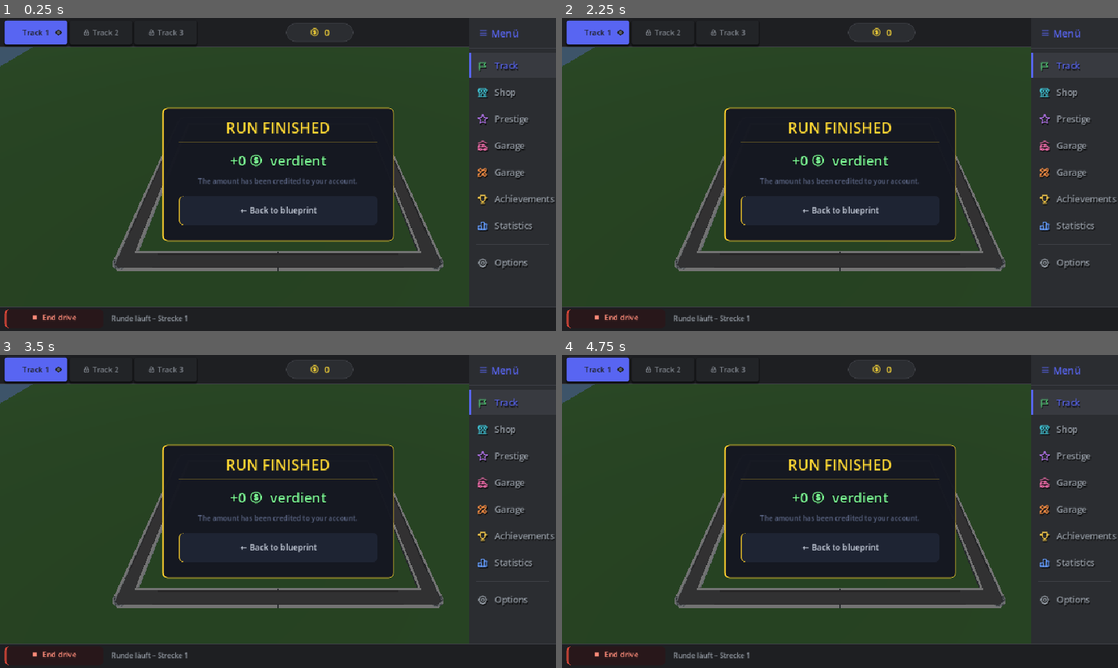
Above: before the commit, frames 1-4 (two rows, left to right).
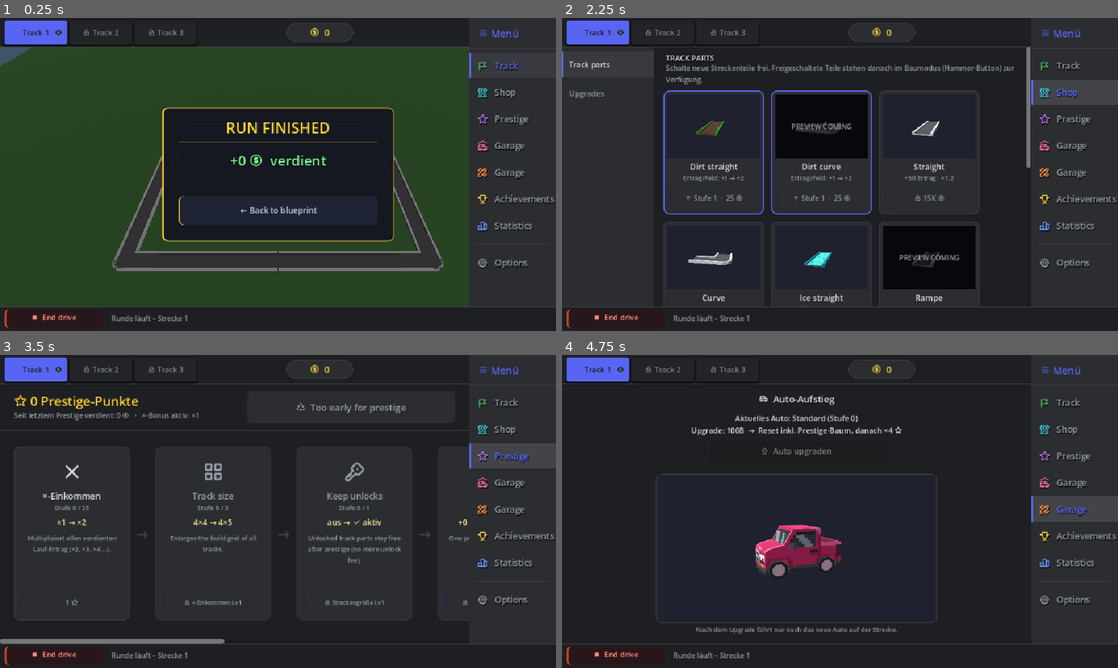
Above: after the commit, the same moments.

Repository: CivoAA/race-game
Game: Godot game, scene res://scenes/World3D.tscn
The game is run twice, just before and just after one commit, with the same random seed, the same clock (stepped at 60 frames per second) and the same inputs. This scene is started directly instead of the project's main scene.
Inputs:
- Up to frame 1 (0.25 s): no input
- Up to frame 2 (2.25 s): click "Track 1" at 0.5 s; click "" at 1.25 s; click "" at 2 s
- Up to frame 3 (3.5 s): click "" at 2.75 s
- Up to frame 4 (4.75 s): click "ﱷ" at 3.5 s; click "" at 4.25 s

The runs differ from the first frame. In frame 1, 0.3% of the frame differs, in the area x 35-65%, y 51-54%; in frame 2, 36%; in frame 3, 31%; in frame 4, 52%, in the area x 0-100%, y 9-93%.

Commit message:
bug_fixes_edit_3d_UI

Diff:
--- a/scripts/GameHUD.gd
+++ b/scripts/GameHUD.gd
@@ -45,6 +45,8 @@
 var _run_dots:     Array[Panel]         = []
 var _run_dot_sbs:  Array[StyleBoxFlat]  = []   # je Punkt eigene Stylebox (zum Umfärben)
 var _currency_lbl: Label            = null
+var _timer_lbl:    Label            = null   # Renn-Timer (nur in der 3D-Fahrt sichtbar)
+var _timer_box:    Panel            = null   # Pille hinter dem Timer-Label
 var _view_2d_btn:  Button           = null
 var _view_3d_btn:  Button           = null
 var _shop_btn:     Button           = null
@@ -97,6 +99,8 @@
 	_run_dots.clear()
 	_run_dot_sbs.clear()
 	_currency_lbl = null
+	_timer_lbl    = null
+	_timer_box    = null
 	_endless_btn   = null
 	_debug_btn     = null
 	_nav_btns.clear()
@@ -196,6 +200,40 @@
 	_currency_lbl.add_theme_font_size_override("font_size", 16)
 	_currency_lbl.add_theme_color_override("font_color", Color(1.0, 0.86, 0.22))
 	_ui_root.add_child(_currency_lbl)
+
+	# Renn-Timer – liegt NEBEN der Währung (nicht darüber) und wird komplett aus der
+	# Währungsgeometrie abgeleitet, damit beide in jeder Fenstergröße/Auflösung
+	# nebeneinander bleiben. Der Timer sitzt rechts neben der gesamten Geld-Gruppe
+	# (inkl. +1B-Badge-Slot) und wird am Inhalts-Rechtsrand geklemmt, damit er nie
+	# unter die rechte Seitenleiste rutscht oder über deren Rand hinausläuft.
+	# Sichtbar nur in der 3D-Fahrt der gerade gezeigten Strecke (siehe _refresh_timer).
+	const TIMER_W = 122
+	var timer_x := group_x + group_w + MONEY_GAP * 3
+	# Rechtsbündig begrenzen: rechte Kante nie über den Inhaltsbereich (= vor der Seitenleiste).
+	timer_x = minf(timer_x, RUI.content_w() - 8.0 - TIMER_W)
+	# Aber nie die Geld-Gruppe überlappen (bei sehr schmalen Layouts geht Lesbarkeit vor).
+	timer_x = maxf(timer_x, group_x + group_w + MONEY_GAP)
+
+	_timer_box = Panel.new()
+	_timer_box.position = Vector2(timer_x, pill_y)
+	_timer_box.size     = Vector2(TIMER_W, 32)
+	var tmr_sb := StyleBoxFlat.new()
+	tmr_sb.bg_color     = C_SURFACE
+	tmr_sb.set_border_width_all(1)
+	tmr_sb.border_color = C_LINE
+	tmr_sb.set_corner_radius_all(16)
+	_timer_box.add_theme_stylebox_override("panel", tmr_sb)
+	_ui_root.add_child(_timer_box)
+
+	_timer_lbl = Label.new()
+	_timer_lbl.position = Vector2(timer_x, 0)
+	_timer_lbl.size     = Vector2(TIMER_W, BAR_H)
+	_timer_lbl.horizontal_alignment = HORIZONTAL_ALIGNMENT_CENTER
+	_timer_lbl.vertical_alignment   = VERTICAL_ALIGNMENT_CENTER
+	_timer_lbl.add_theme_font_size_override("font_size", 16)
+	_timer_lbl.add_theme_color_override("font_color", Color(0.95, 0.96, 1.0))
+	_ui_root.add_child(_timer_lbl)
+	_refresh_timer()
 
 	# „+1B"-Badge (Cheat-Modus)
 	_debug_btn = Button.new()
@@ -705,6 +743,7 @@
 
 	if _currency_lbl != null:
 		_currency_lbl.text = "%s  %s" % [Icons.COIN, Economy.format_currency(Economy.get_currency())]
+	_refresh_timer()
 	for i in TRACK_COUNT:
 		if i < _run_dot_sbs.size():
 			_set_run_dot(i, Economy.is_run_active(i))
@@ -874,6 +913,23 @@
 	else:
 		_endless_btn.add_theme_stylebox_override("normal", _sb(C_SURFACE, C_ACCENT_MU))
 		_endless_btn.add_theme_color_override("font_color", C_TEXT_DIM)
+
+
+# Renn-Timer aktualisieren: nur in der 3D-Fahrt der gerade gezeigten Strecke und nur
+# bei laufender Runde sichtbar. Im Endlos-Modus erscheint ∞ statt der Restzeit. Die
+# Position wird in _build_bar aus der Währungsgeometrie bestimmt (responsive).
+func _refresh_timer() -> void:
+	if _timer_lbl == null or _timer_box == null:
+		return
+	var show := is_track_3d(_active_tab) and Economy.is_run_active(_active_tab)
+	_timer_box.visible = show
+	_timer_lbl.visible = show
+	if not show:
+		return
+	if Economy.endless_mode:
+		_timer_lbl.text = "%s  %s" % [Icons.CLOCK, Icons.INFINITY]
+	else:
+		_timer_lbl.text = "%s  %.1f s" % [Icons.CLOCK, Economy.get_run_time_left(_active_tab)]
 
 
 func flash_currency() -> void:
--- a/scripts/World3D.gd
+++ b/scripts/World3D.gd
@@ -30,12 +30,10 @@
 var _track_cz: float = 3.0
 
 # Lauf-Zustand
-var _run_time_left:   float = 0.0
 var _run_active:      bool  = false
 var _active_track_idx: int  = 0
 var _grid_state:      Array = []   # für Auto-Respawn bei Live-Upgrade gemerkt
 
-var _timer_label:  Label = null
 var _finish_btn:   Button = null
 var _bottom_bar:   Control = null   # untere Leiste (wie im 2D-Bauplan), trägt den Finish-Button
 
@@ -68,8 +66,8 @@
 
 	generator.generate(grid_state)
 
-	# Timer kommt immer aus Economy (single source of truth)
-	_run_time_left = Economy.get_run_time_left(_active_track_idx)
+	# Lauf-Status kommt immer aus Economy (single source of truth); der Timer-Text
+	# wird von GameHUD gerendert.
 	_run_active    = Economy.is_run_active(_active_track_idx)
 
 	# Strecken-Tabs bleiben auch in 3D aktiv → auf Wechsel reagieren. run_ended liefert das
@@ -86,7 +84,6 @@
 		return
 
 	_start_cars(grid_state)
-	_update_run_hud()
 
 
 # ── Grid-Zustand ────────────────────────────────────────────────────────────────
@@ -119,12 +116,10 @@
 func _process(_delta: float) -> void:
 	if not _run_active:
 		return
-	# Economy ist die einzige Timer-Quelle – World3D zählt NICHT selbst
-	_run_time_left = Economy.get_run_time_left(_active_track_idx)
+	# Economy ist die einzige Timer-Quelle – World3D zählt NICHT selbst und prüft hier nur
+	# das Lauf-Ende. Die Timer-Anzeige liegt in GameHUD.
 	if not Economy.is_run_active(_active_track_idx):
 		_end_run()
-	else:
-		_update_run_hud()
 
 
 func _on_economy_run_ended(track_idx: int, _earned: int) -> void:
@@ -160,9 +155,7 @@
 
 func _setup_hud() -> void:
 	# HUD-Overlay (Layer 21 = über GameHUD Layer 20)
-	# Kein eigener Hintergrund – GameHUD stellt die Bar bereit.
-	# Timer: freier Bereich zwischen Währungs-Label und 2D-Button (x 592–720)
-	# Runde/Gesamt: Build-Button-Bereich (x 822–902, in 3D ausgeblendet)
+	# Kein eigener Hintergrund – GameHUD stellt die Bar bereit (inkl. Renn-Timer neben der Währung).
 	var layer := CanvasLayer.new()
 	layer.layer = 21
 	add_child(layer)
@@ -172,6 +165,11 @@
 	const BAR_H = 42
 	_bottom_bar = Control.new()
 	_bottom_bar.set_anchors_preset(Control.PRESET_FULL_RECT)
+	# Vollbild-Container, aber NUR die sichtbare untere Leiste soll Klicks fangen.
+	# Ohne IGNORE würde dieser Container (Layer 21, über GameHUD/Popup) alle Klicks
+	# über den ganzen Bildschirm schlucken → Seitenleiste & "Zurück zum Bauplan"
+	# unklickbar. Kinder (z.B. der Finish-Button) erhalten Klicks weiterhin selbst.
+	_bottom_bar.mouse_filter = Control.MOUSE_FILTER_IGNORE
 	layer.add_child(_bottom_bar)
 
 	var bar_bg := ColorRect.new()
@@ -233,17 +231,8 @@
 	bar_status.add_theme_color_override("font_color", Color(0.580, 0.608, 0.643))
 	_bottom_bar.add_child(bar_status)
 
-	# Timer – zwischen Währung (endet ~x580) und Run-Anzeige (x820)
-	_timer_label = Label.new()
-	_timer_label.position = Vector2(592, 8)
-	_timer_label.size     = Vector2(128, 34)
-	_timer_label.horizontal_alignment = HORIZONTAL_ALIGNMENT_LEFT
-	_timer_label.vertical_alignment   = VERTICAL_ALIGNMENT_CENTER
-	_timer_label.add_theme_font_size_override("font_size", 18)
-	_timer_label.add_theme_color_override("font_color", Color(0.95, 0.96, 1.0))
-	_timer_label.add_theme_constant_override("outline_size", 3)
-	_timer_label.add_theme_color_override("font_outline_color", Color(0, 0, 0, 0.95))
-	layer.add_child(_timer_label)
+	# Der Renn-Timer wird von GameHUD in der oberen Leiste neben der Währung gezeigt
+	# (responsive, single source) – World3D rendert ihn nicht mehr selbst.
 
 
 func _make_hud_label(pos: Vector2, font_size: int, color: Color) -> Label:
@@ -258,11 +247,6 @@
 	lbl.add_theme_constant_override("outline_size", 4)
 	lbl.add_theme_color_override("font_outline_color", Color(0, 0, 0, 0.85))
 	return lbl
-
-
-func _update_run_hud() -> void:
-	if _timer_label != null:
-		_timer_label.text = Icons.CLOCK + "  " + Icons.INFINITY if Economy.endless_mode else Icons.CLOCK + "  %.1f s" % _run_time_left
 
 
 func _show_summary() -> void:
@@ -335,16 +319,6 @@
 	earned_lbl.add_theme_constant_override("outline_size", 3)
 	earned_lbl.add_theme_color_override("font_outline_color", Color(0, 0, 0, 0.85))
 	panel.add_child(earned_lbl)
-
-	# Info-Text
-	var info := Label.new()
-	info.text = "Der Betrag wurde deinem Konto gutgeschrieben."
-	info.position = Vector2(0, 118)
-	info.size = Vector2(PW, 22)
-	info.horizontal_alignment = HORIZONTAL_ALIGNMENT_CENTER
-	info.add_theme_font_size_override("font_size", 12)
-	info.add_theme_color_override("font_color", Color(0.36, 0.40, 0.52))
-	panel.add_child(info)
 
 	# Zurück-Button
 	var btn := Button.new()
@@ -382,7 +356,6 @@
 			ctrl.queue_free()
 	car_controllers.clear()
 	_start_cars(_grid_state)
-	_update_run_hud()
 
 
 func _start_cars(grid_state: Array) -> void:
Not shown, changed: export_presets.cfg
